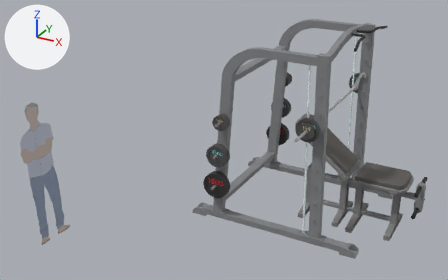
Before and after pictures for a commit that changed the glTF model client/public/models/gym/smith-machine.glb.
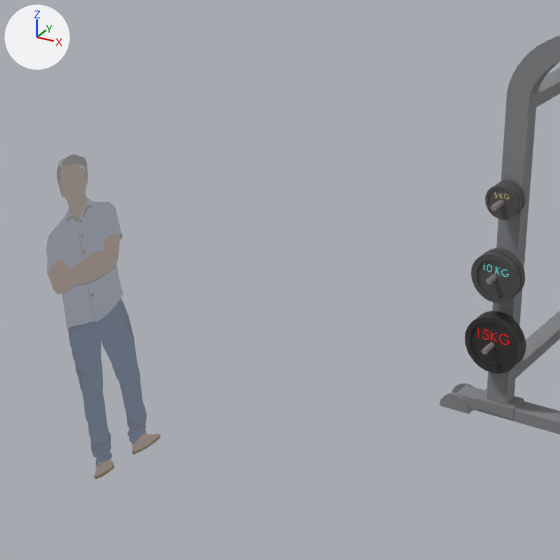
Each version appears first whole from a camera (50 mm lens) standing at (4593.0, -5327.0, 4162.0) and looking at (1264.0, 727.0, 1135.0), and next in a close-up on the part from 0% to 55% of the width and 12% to 100% of the height. The lights are fixed; the arrows at upper left show +X, +Y and +Z. The last two pictures show the newer version. Where no turn or scale is listed for an object, it has been applied to the vertices.
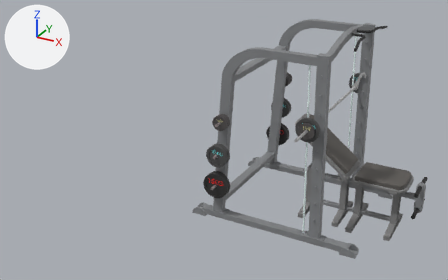
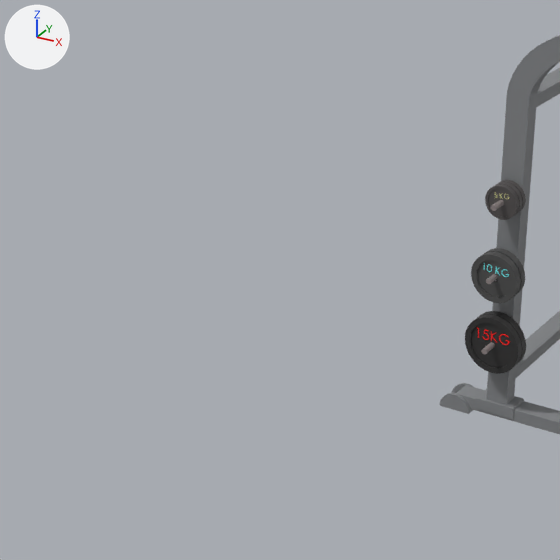
Boxes (x1, y1, x2, y2) around the edits, measured in the close-ups (560 x 560 px):
```json
{"object": "Object_288", "change": "deleted", "before": [68, 298, 147, 467]}
{"object": "Object_289", "change": "deleted", "before": [46, 197, 124, 328], "on screen": "pale blue"}
{"object": "Object_294", "change": "deleted", "before": [48, 164, 160, 475]}
{"object": "Object_292", "change": "deleted", "before": [68, 311, 146, 457]}
{"object": "Object_291", "change": "deleted", "before": [57, 154, 122, 317]}
{"object": "Object_287", "change": "deleted", "before": [80, 220, 160, 479]}
```

The change, as JSON lines over the scene's bpy script:
```json
{"op": "remove", "block": "ob_object_287", "code": ["ob_object_287 = bpy.data.objects.new('Object_287', me_object_155)", "ob_object_287.location = (0.0, 0.0, 0.0)"]}
{"op": "remove", "block": "ob_object_288", "code": ["ob_object_288 = bpy.data.objects.new('Object_288', me_object_156)", "ob_object_288.location = (0.0, 0.0, 0.0)"]}
{"op": "remove", "block": "ob_object_289", "code": ["ob_object_289 = bpy.data.objects.new('Object_289', me_object_157)", "ob_object_289.location = (0.0, 0.0, 0.0)"]}
{"op": "remove", "block": "ob_object_291", "code": ["ob_object_291 = bpy.data.objects.new('Object_291', me_object_159)", "ob_object_291.location = (0.0, 0.0, 0.0)"]}
{"op": "remove", "block": "ob_object_292", "code": ["ob_object_292 = bpy.data.objects.new('Object_292', me_object_160)", "ob_object_292.location = (0.0, 0.0, 0.0)"]}
{"op": "remove", "block": "ob_object_294", "code": ["ob_object_294 = bpy.data.objects.new('Object_294', me_object_162)", "ob_object_294.location = (0.0, 0.0, 0.0)"]}
```
